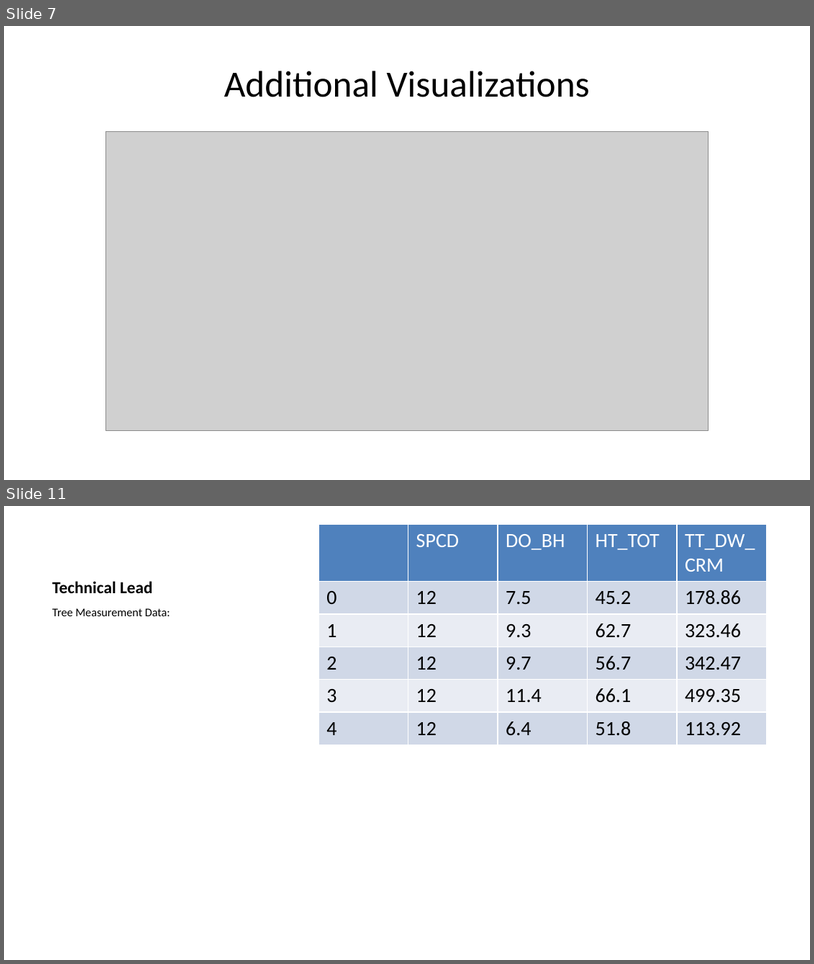
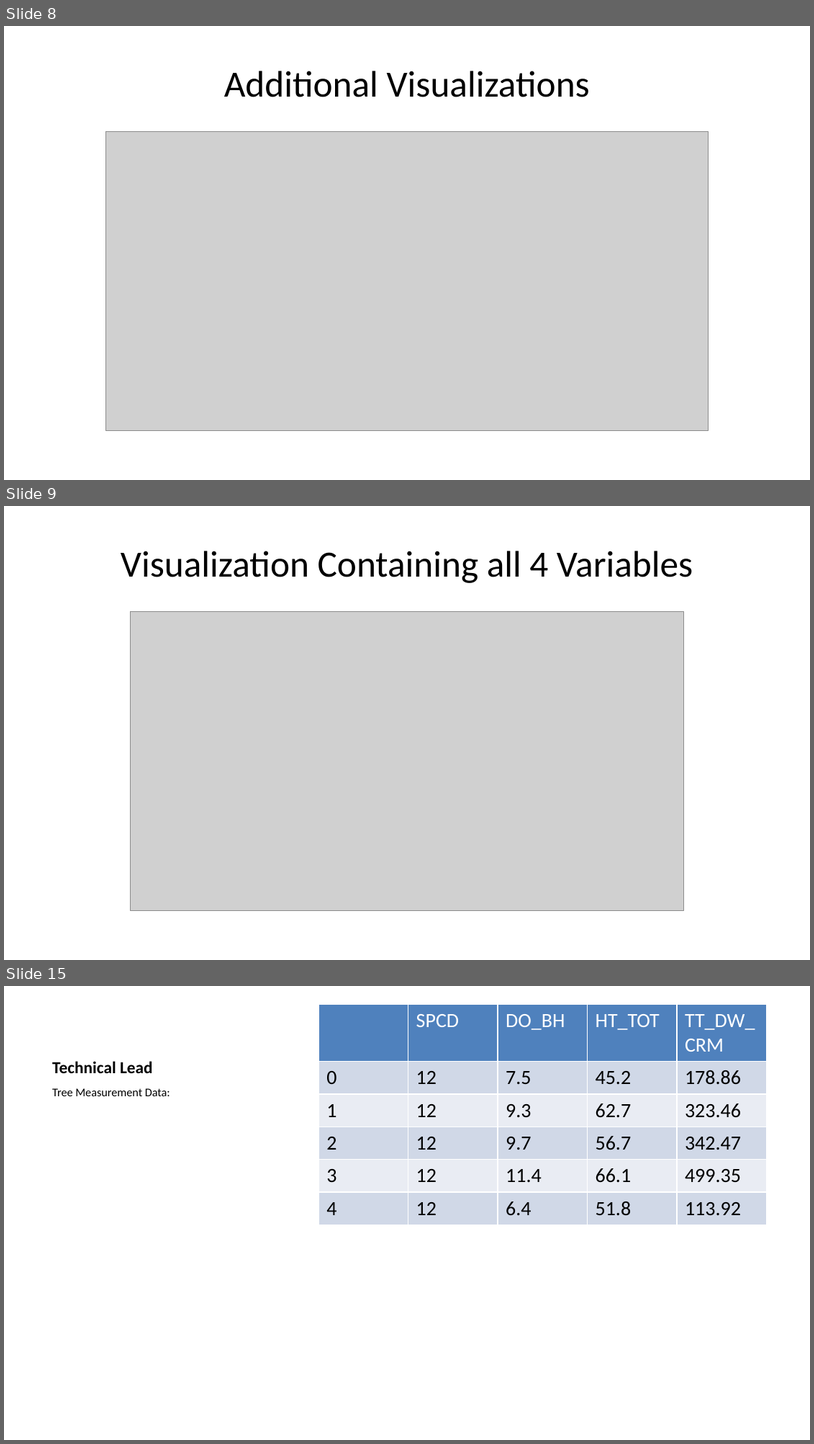
Before and after one commit to deancallahan25/Redwood-Analytics-Portfolio, a slide deck: Project-3/individual-models/data/presentation.pptx. Shown one above the other, each under a label of ours: slides 7 and 11 before the commit, slides 8, 9 and 15 after it; the slides between them are not shown. The pictures are 814x964 and 814x1444 pixels, drawn with LibreOffice and Linux fonts; fonts in the diff are those of the drawing; grey boxes stand for pictures. Boxes give left, top, right and bottom in pixels: in the first picture for what was removed or moved away, otherwise in the second. Text is boxed around its words. In the diff, an @@ line names an element or a change of style, - is before the commit and + after.

```diff
--- a/Project-3/individual-models/data/presentation.pptx
+++ b/Project-3/individual-models/data/presentation.pptx
@@ slide 9 added at <box>4,506,810,960</box>, background #FFFFFF @@
@@ title added at <box>121,551,693,583</box>, 33 pt, text #000000 @@
+Visualization Containing all 4 Variables
@@ picture added at <box>131,612,684,911</box> @@
@@ what was slide 7 is now slide 8 @@
@@ what was slide 11 is now slide 15 @@
```
Also in this commit, not shown: 4 slides changed, 7 other slides added, 4 slides removed, 1 other file.
